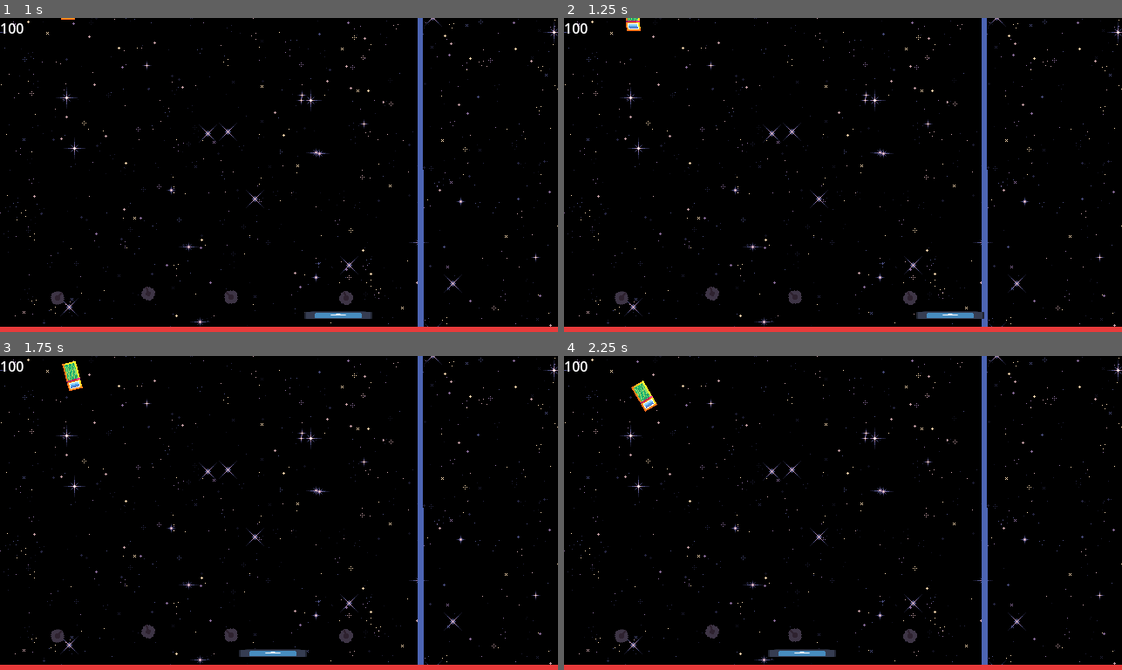
Above: before the commit, frames 1-4 (two rows, left to right).
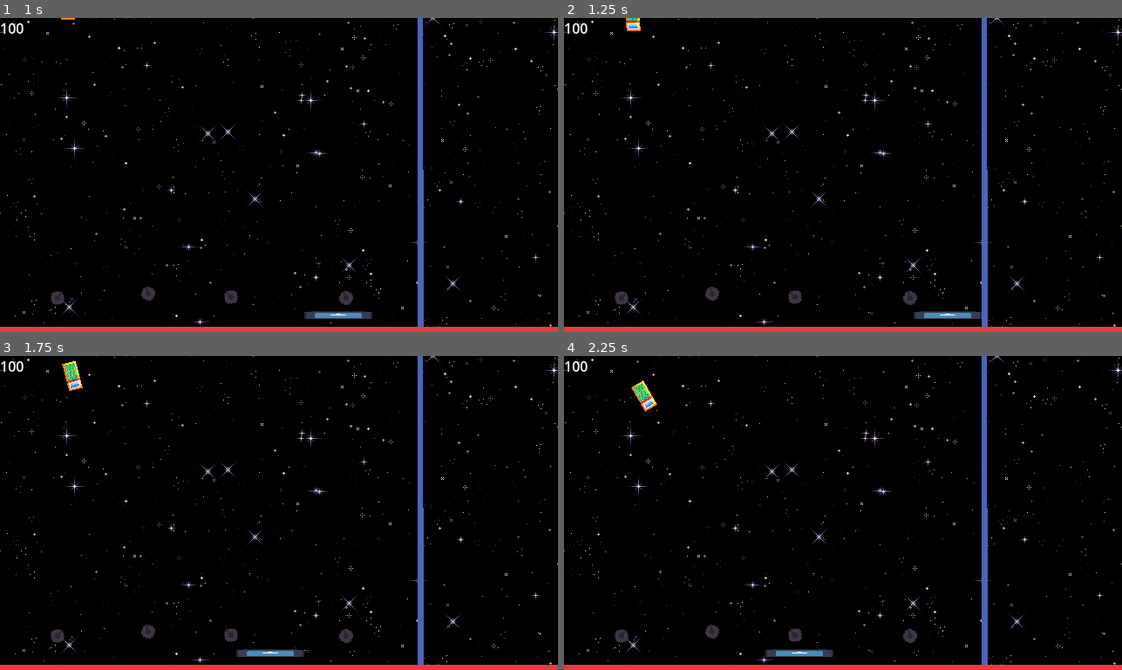
Above: after the commit, the same moments.

Repository: xefensor/tower-breakout
Game: Godot game, scene res://Game.tscn
Same seed, same stepped clock (60 frames per second), same inputs: the game is played once before the commit and once after it. The engine's default icon, where the game draws it, is replaced by a stand-in: a white triangle on a blue panel in a dark square. Sound files missing from this copy of the repository are replaced by a short silence.
Inputs:
- Up to frame 1 (1 s): tap Enter at 0.5 s; hold D (paddle_right) from 0.53 s (still down)
- Up to frame 2 (1.25 s): keep holding D (paddle_right)
- Up to frame 3 (1.75 s): release D (paddle_right) at 1.28 s; hold A (paddle_left) from 1.28 s (still down)
- Up to frame 4 (2.25 s): release A (paddle_left) at 2.03 s; hold D (paddle_right) from 2.03 s (still down)

Frame 1 is identical in both runs. In frame 2, less than 0.1% of the frame differs, in the area x 62-76%, y 93-96%; in frame 3, less than 0.1%; in frame 4, less than 0.1%.

Commit message:
redo paddle movement

Diff:
--- a/paddles/paddle.gd
+++ b/paddles/paddle.gd
@@ -13,10 +13,9 @@
 
 func _physics_process(delta: float) -> void:
 	var _direction = Input.get_axis("paddle_left", "paddle_right")
-	var _offset = _direction * _speed * delta
+	var _offset = Vector2(_direction * _speed * delta, 0)
 
-	if (_offset < 0 and not $LeftRayCast2D.is_colliding()) or (_offset > 0 and not $RightRayCast2D.is_colliding()):
-		position.x += _offset
+	move_and_collide(_offset)
 
 
 func _on_ball_hit(ball: Ball, position: Vector2) -> void:
--- a/paddles/paddle.tscn
+++ b/paddles/paddle.tscn
@@ -62,18 +62,6 @@
 [node name="CollisionShape2D" type="CollisionShape2D" parent="RightArea2D"]
 shape = SubResource("RectangleShape2D_i2dyn")
 
-[node name="LeftRayCast2D" type="RayCast2D" parent="."]
-position = Vector2(-39, 0)
-rotation = 1.5708
-target_position = Vector2(4.37115e-08, 1)
-hit_from_inside = true
-
-[node name="RightRayCast2D" type="RayCast2D" parent="."]
-position = Vector2(39, 0)
-rotation = -1.5708
-target_position = Vector2(4.37115e-08, 1)
-hit_from_inside = true
-
 [node name="AudioStreamPlayer" type="AudioStreamPlayer" parent="."]
 stream = SubResource("AudioStreamRandomizer_m348f")
 max_polyphony = 10
